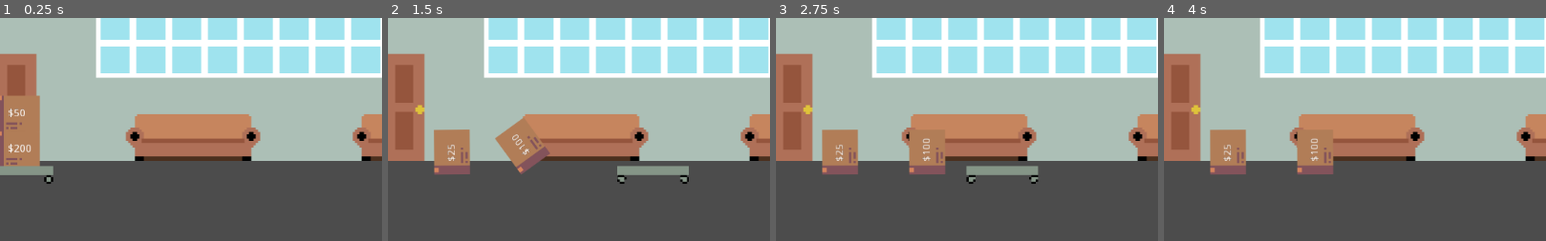
Above: before the commit, frames 1-4 (left to right).
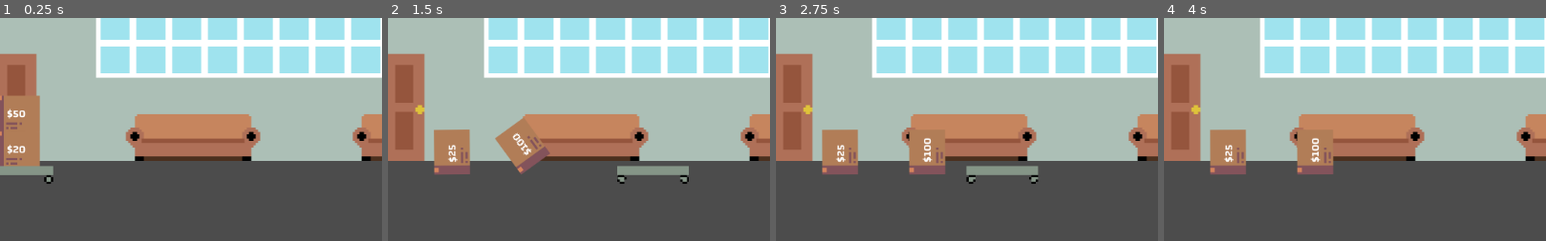
Above: after the commit, the same moments.

Repository: JMixson/moving-out-day
Game: Godot game, scene res://Scenes/Level 1.tscn
The game is run twice, just before and just after one commit, with the same random seed, the same clock (stepped at 60 frames per second) and the same inputs.
Inputs:
- Up to frame 1 (0.25 s): no input
- Up to frame 2 (1.5 s): tap Enter at 0.5 s; hold Right (ui_right) from 0.53 s (still down); tap Up (ui_up) at 0.77 s
- Up to frame 3 (2.75 s): tap Up (ui_up) at 1.52 s; release Right (ui_right) at 2.03 s; hold Left (ui_left) from 2.03 s (still down)
- Up to frame 4 (4 s): release Left (ui_left) at 2.78 s; hold Right (ui_right) from 2.78 s (still down); tap Up (ui_up) at 3.02, 3.77 s
The pictures show only the part of the screen within x 9-59%, y 40-90%; the shares and areas given below are measured in that part.

The runs differ from the first frame. In frame 1, 0.3% of the frame differs, in the area x 2-9%, y 40-62%; in frame 2, 0.3%, in the area x 15-38%, y 51-65%; in frame 3, 0.3%; in frame 4, 0.3%.

Commit message:
Create new theme

Diff:
--- a/Scenes/Box.tscn
+++ b/Scenes/Box.tscn
@@ -1,7 +1,8 @@
-[gd_scene load_steps=5 format=2]
+[gd_scene load_steps=12 format=2]
 
 [ext_resource path="res://Assets/Sprites/Box/box.png" type="Texture" id=1]
 [ext_resource path="res://Scripts/Box.gd" type="Script" id=2]
+[ext_resource path="res://Assets/Fonts/Changa-SemiBold.ttf" type="DynamicFontData" id=3]
 
 [sub_resource type="PhysicsMaterial" id=2]
 friction = 3.0
@@ -10,6 +11,39 @@
 
 [sub_resource type="RectangleShape2D" id=1]
 extents = Vector2( 30, 24 )
+
+[sub_resource type="DynamicFontData" id=3]
+font_path = "res://Assets/Fonts/Changa-ExtraBold.ttf"
+
+[sub_resource type="DynamicFont" id=4]
+font_data = SubResource( 3 )
+
+[sub_resource type="DynamicFontData" id=5]
+font_path = "res://Assets/Fonts/Changa-SemiBold.ttf"
+
+[sub_resource type="DynamicFont" id=6]
+font_data = SubResource( 5 )
+
+[sub_resource type="DynamicFont" id=7]
+size = 14
+font_data = ExtResource( 3 )
+
+[sub_resource type="Theme" id=8]
+default_font = SubResource( 7 )
+Button/colors/font_color = Color( 0.88, 0.88, 0.88, 1 )
+Button/colors/font_color_disabled = Color( 0.9, 0.9, 0.9, 0.2 )
+Button/colors/font_color_focus = Color( 0.94, 0.94, 0.94, 1 )
+Button/colors/font_color_hover = Color( 0.94, 0.94, 0.94, 1 )
+Button/colors/font_color_pressed = Color( 1, 1, 1, 1 )
+Button/constants/hseparation = 2
+Button/fonts/font = null
+Button/styles/disabled = null
+Button/styles/focus = null
+Button/styles/hover = null
+Button/styles/normal = null
+Button/styles/pressed = null
+Fonts/fonts/large = SubResource( 4 )
+Fonts/fonts/normal = SubResource( 6 )
 
 [node name="Box" type="Node2D"]
 script = ExtResource( 2 )
@@ -28,10 +62,11 @@
 shape = SubResource( 1 )
 
 [node name="Price" type="RichTextLabel" parent="RigidBody2D"]
-margin_left = -13.0
-margin_top = -7.0
-margin_right = 20.0
-margin_bottom = 9.0
+margin_left = -14.0
+margin_top = -13.0
+margin_right = 19.0
+margin_bottom = 8.0
+theme = SubResource( 8 )
 text = "$550"
 scroll_active = false
 __meta__ = {
